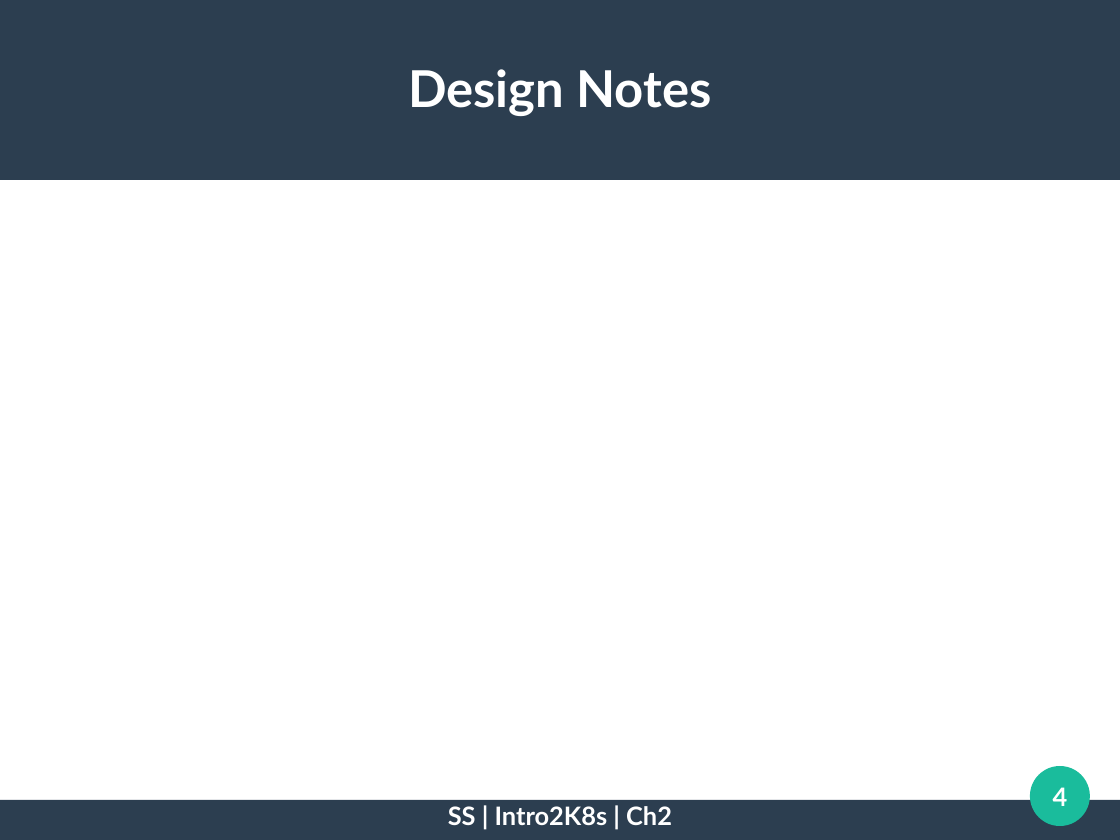
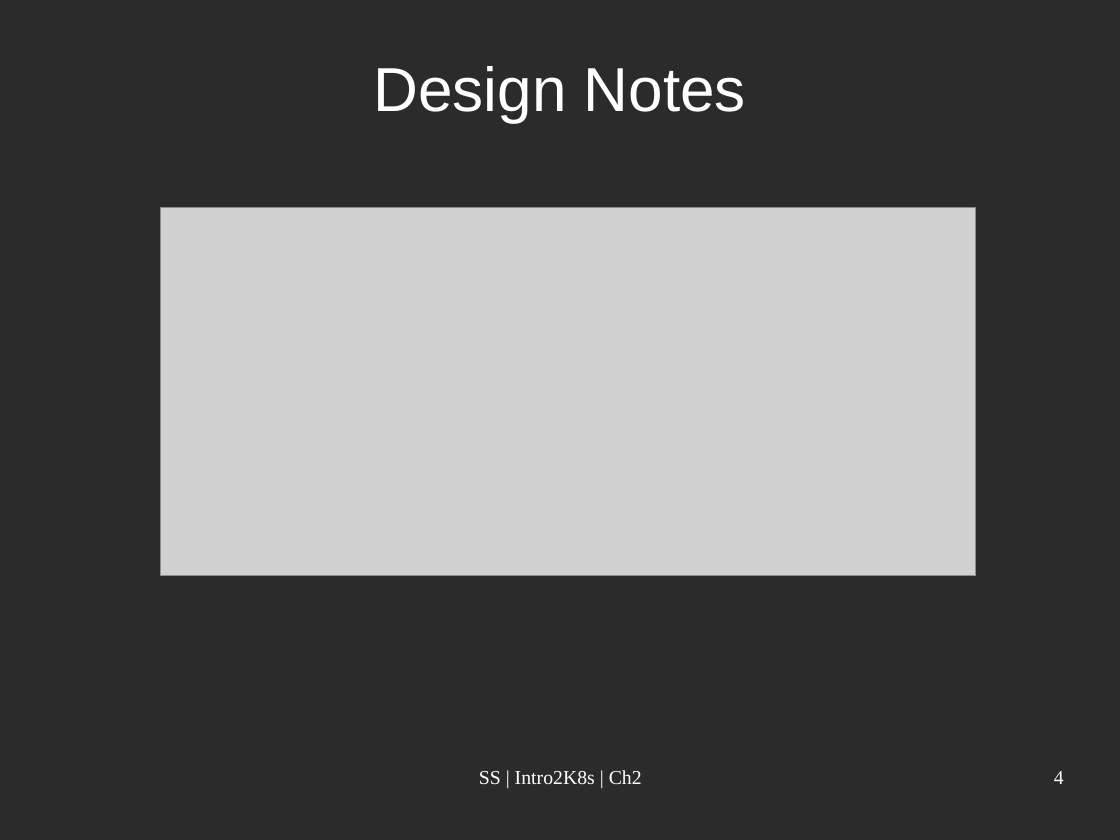
Before and after one commit to sufisalman/intro2k8s, a slide deck: slide 4 of chapter2/concepts/concepts2.odp. Drawn at 1120x840 pixels with LibreOffice and Linux fonts; fonts in the diff are those of the drawing; grey boxes stand for pictures; background and template pictures are left out; a plain dark background stands for a picture behind light text. Boxes give left, top, right and bottom in pixels: in the first picture for what was removed or moved away, otherwise in the second. Text is boxed around its words. In the diff, an @@ line names an element or a change of style, - is before the commit and + after.

```diff
--- a/chapter2/concepts/concepts2.odp
+++ b/chapter2/concepts/concepts2.odp
@@ background #FFFFFF to picture (left out) @@
@@ rectangle removed at <box>0,0,1120,180</box> @@
@@ title "Design Notes" at <box>373,66,746,122</box>: size 36 to 44 pt, font Lato to Arial, bold off @@
@@ picture added at <box>161,208,976,576</box> @@
@@ text "SS | Intro2K8s | Ch2": place and size @@
-text "SS | Intro2K8s | Ch2" at <box>448,806,672,825</box>
+text "SS | Intro2K8s | Ch2" at <box>479,770,642,784</box>
@@ text "SS | Intro2K8s | Ch2" at <box>479,770,642,784</box>: size 18 to 14 pt, font Lato to Times New Roman, bold off @@
@@ page number: place and size @@
-page number at <box>1053,787,1068,806</box>
+page number at <box>1054,771,1064,784</box>
@@ page number at <box>1054,771,1064,784</box>: size 18 to 14 pt, font Lato to Times New Roman, bold off; alignment centre to right; vertical alignment middle to top @@
@@ ellipse removed at <box>1031,766,1091,826</box> @@
@@ rectangle removed at <box>0,800,1120,839</box> @@
```
Also in this commit, not shown: 3 other slides changed, 2 slides added, 7 other files.
